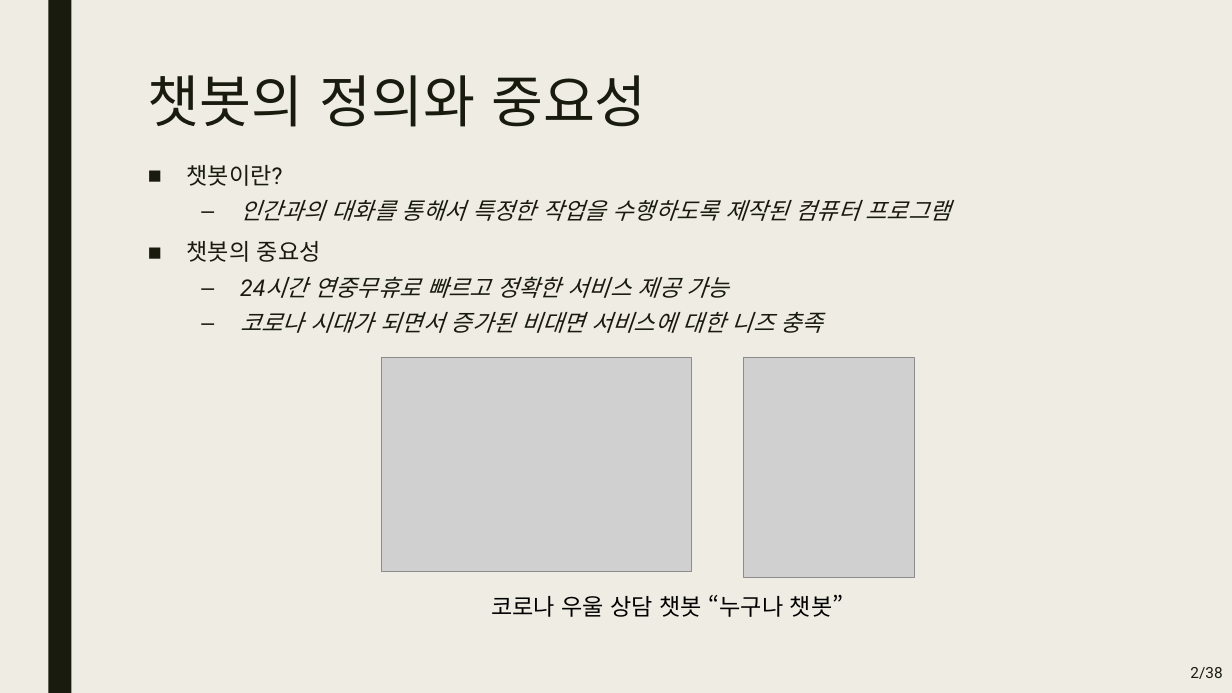
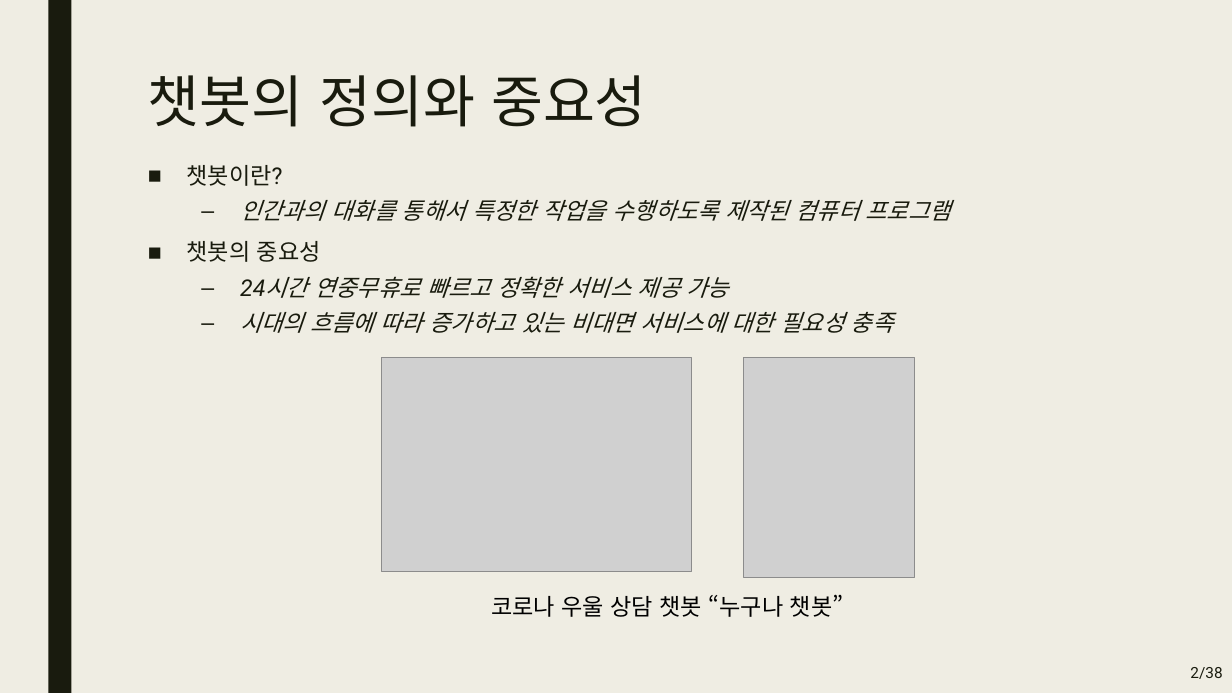
Before and after one commit to DongJoonLeeDJ/20230206_AI_9, a slide deck: slide 3 of djchatbot/챗봇 시작하기.pptx. Drawn at 1232x693 pixels with LibreOffice and Linux fonts; fonts in the diff are those of the drawing; grey boxes stand for pictures. Boxes give left, top, right and bottom in pixels: in the first picture for what was removed or moved away, otherwise in the second. Text is boxed around its words. In the diff, an @@ line names an element or a change of style, - is before the commit and + after.

Commit message:
오타 수정 챗봇 ppt 가장 최신 버전 ㅋㅋ

```diff
--- a/djchatbot/챗봇 시작하기.pptx
+++ b/djchatbot/챗봇 시작하기.pptx
@@ text at [240, 312, 894, 333]: text changed @@
-  – 코로나 시대가 되면서 증가된 비대면 서비스에 대한 니즈 충족
+  – 시대의 흐름에 따라 증가하고 있는 비대면 서비스에 대한 필요성 충족
```
Also in this commit, not shown: 2 other slides changed, 1 slide added.
